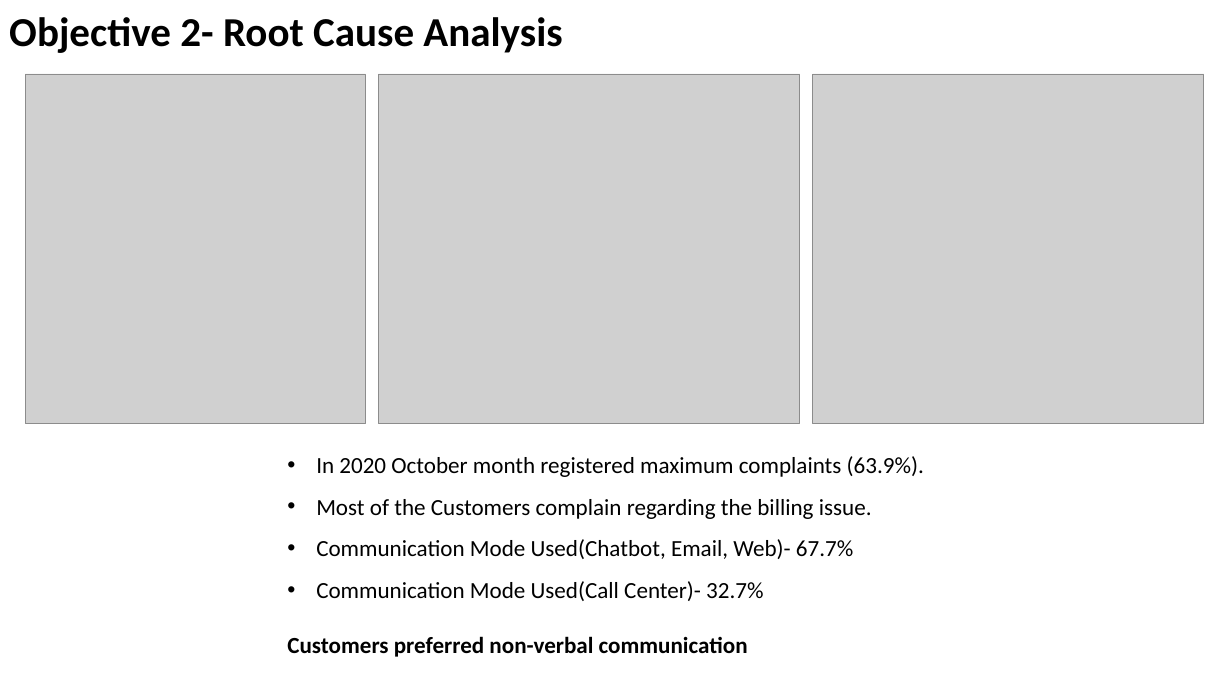
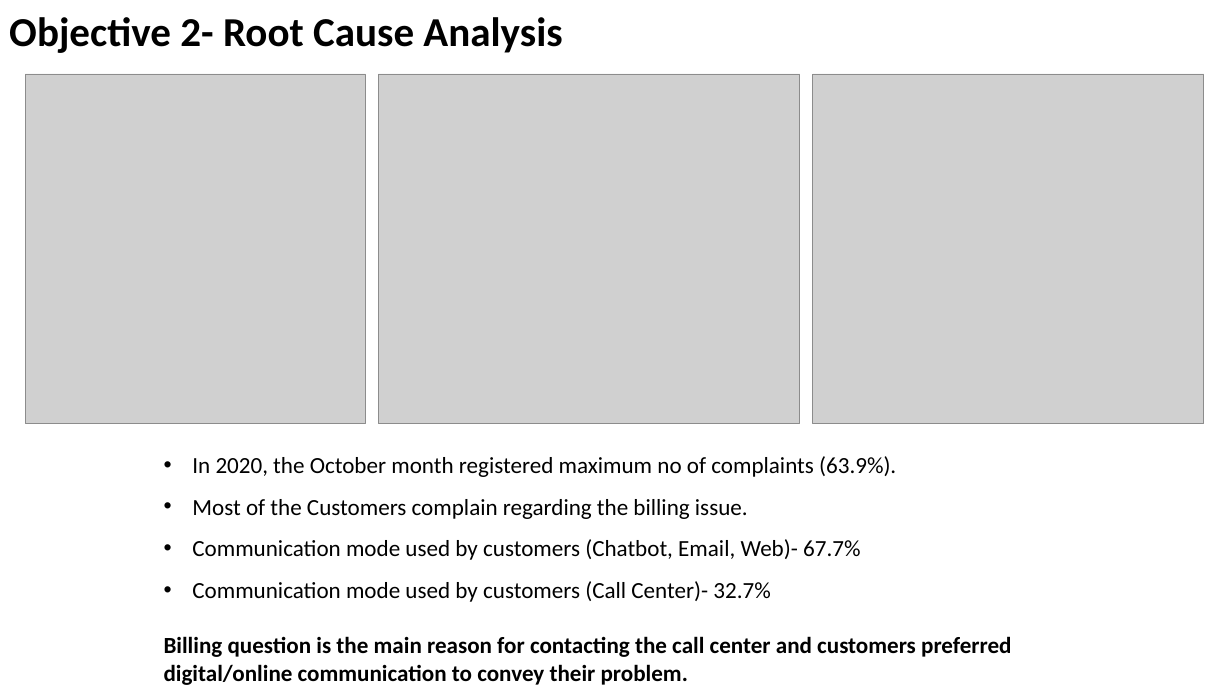
Before and after one commit to Aniruddhakhedkar/Analysis_of_Customer_Service_Data_for_an_E-commerce_Company_Nile, a slide deck: slide 5 of Findings_Analysis of Customer Service Data_E-commerce Company_Nile.pptx. Drawn at 1232x693 pixels with LibreOffice and Linux fonts; fonts in the diff are those of the drawing; grey boxes stand for pictures. Boxes give left, top, right and bottom in pixels: in the first picture for what was removed or moved away, otherwise in the second. Text is boxed around its words. In the diff, an @@ line names an element or a change of style, - is before the commit and + after.

```diff
--- a/Findings_Analysis of Customer Service Data_E-commerce Company_Nile.pptx
+++ b/Findings_Analysis of Customer Service Data_E-commerce Company_Nile.pptx
@@ text "In 2020, the October month ..." moved from (x1=287, y1=456, x2=924, y2=657) to (x1=164, y1=456, x2=1011, y2=685) @@
@@ text at (x1=192, y1=456, x2=896, y2=477): text changed @@
-• In 2020 October month registered maximum complaints (63.9%).
+• In 2020, the October month registered maximum no of complaints (63.9%).
@@ text at (x1=164, y1=539, x2=1011, y2=685): text changed; bold on @@
-• Communication Mode Used(Chatbot, Email, Web)- 67.7%
-• Communication Mode Used(Call Center)- 32.7%
-Customers preferred non-verbal communication
+• Communication mode used by customers (Chatbot, Email, Web)- 67.7%
+• Communication mode used by customers (Call Center)- 32.7%
+Billing question is the main reason for contacting the call center and customers preferred digital/online communication to convey their problem.
```
Also in this commit, not shown: 7 other slides changed, 1 slide added, 1 slide removed.
